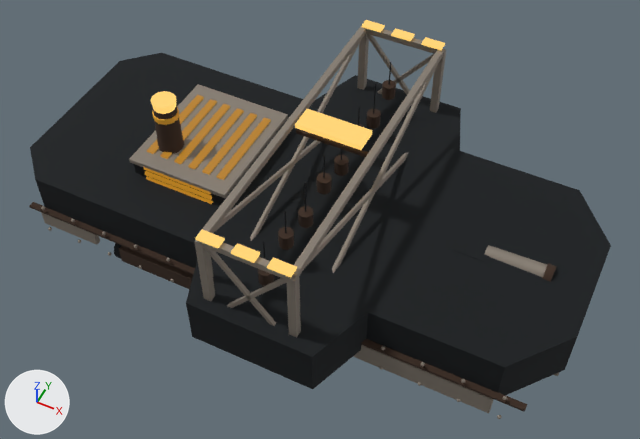
Renders of the glTF model docs/concept-art/models/derrick-bathyarch.glb from each side of a commit.
Before and after are seen from a 50 mm camera at (59.2, -114.3, 144.6) aimed at (4.0, -3.8, 6.5). The axes (+X, +Y, +Z) are drawn at lower left. The lights are the same throughout. The older version comes first. Where no turn or scale is listed for an object, it has been applied to the vertices.

In view in the first picture: 'brace_aft_1', 'brace_fwd_1', 'cradle_lamp', 'flank_plate_s0', 'flank_plate_s1', 'flank_seam_s', 'frame_cross_aft', 'frame_cross_fwd', 'frame_leg_1', 'house_roof', 'hull_slab', 'louvre_s2', 'louvre_s3', 'louvre_s4', 'stack' and 40 more.
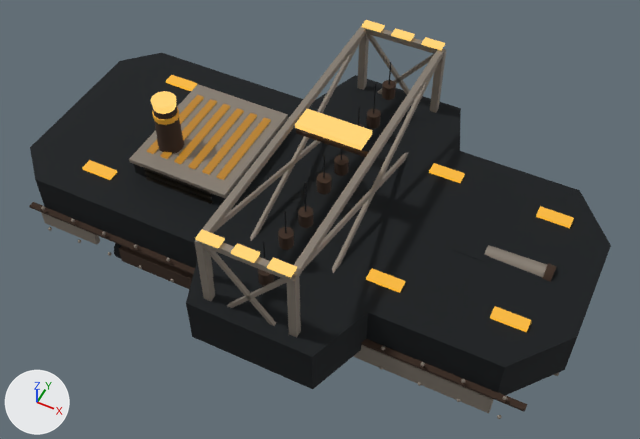
What the commit changed:
Material 'amber_lamp_unlit' (mat_amber_lamp_unlit) is new.
Its base color is (0.0103, 0.007, 0.00243) (black #1a1408).
Its roughness is 0.4.
me_mesh_136 has 8 vertices, 12 faces and spans x -8.0..8.0, y -0.3..0.3, z -0.3..0.3.
me_mesh_136 no longer uses material mat_amber_vent (black #120e06, glowing brown #b07a1e).
me_mesh_136 gains material mat_amber_lamp_unlit (black #1a1408).
me_mesh_137 has 8 vertices, 12 faces and spans x -8.0..8.0, y -0.3..0.3, z -0.3..0.3.
me_mesh_137 no longer uses material mat_amber_vent (black #120e06, glowing brown #b07a1e).
me_mesh_137 gains material mat_amber_lamp_unlit (black #1a1408).
me_mesh_138 has 8 vertices, 12 faces and spans x -8.0..8.0, y -0.3..0.3, z -0.3..0.3.
me_mesh_138 no longer uses material mat_amber_vent (black #120e06, glowing brown #b07a1e).
me_mesh_138 gains material mat_amber_lamp_unlit (black #1a1408).
Object 'deck_flood_0' (ob_deck_flood_0) moves from (24.0, -16.0, 5.9) to (24.0, -16.0, 11.4).
Object 'deck_flood_1' (ob_deck_flood_1) moves from (24.0, 16.0, 5.9) to (24.0, 16.0, 11.4).
Object 'deck_flood_2' (ob_deck_flood_2) moves from (-42.0, -16.0, 5.9) to (-42.0, -16.0, 11.4).
Object 'deck_flood_3' (ob_deck_flood_3) moves from (-42.0, 16.0, 5.9) to (-42.0, 16.0, 11.4).
Object 'deck_flood_4' (ob_deck_flood_4) moves from (48.0, -14.0, 5.9) to (48.0, -14.0, 11.4).
Object 'deck_flood_5' (ob_deck_flood_5) moves from (48.0, 14.0, 5.9) to (48.0, 14.0, 11.4).

What differs and where, as boxes (x1, y1, x2, y2) in the pictures (640 x 439 px):
'deck_flood_4', moved (not visible before)
    after: (490, 306, 531, 332)
'deck_flood_0', moved (not visible before)
    after: (366, 268, 405, 293)
'deck_flood_5', moved (not visible before)
    after: (536, 206, 574, 228)
'deck_flood_1', moved (not visible before)
    after: (429, 163, 465, 183)
'deck_flood_2', moved (not visible before)
    after: (82, 160, 117, 180)
'louvre_s3', recoloured (brown to black)
    both: (145, 171, 212, 200)
'deck_flood_3', moved (not visible before)
    after: (166, 75, 197, 91)
'louvre_s2', recoloured
    both: (146, 176, 213, 204)
'louvre_s4', recoloured
    both: (143, 167, 211, 194)
